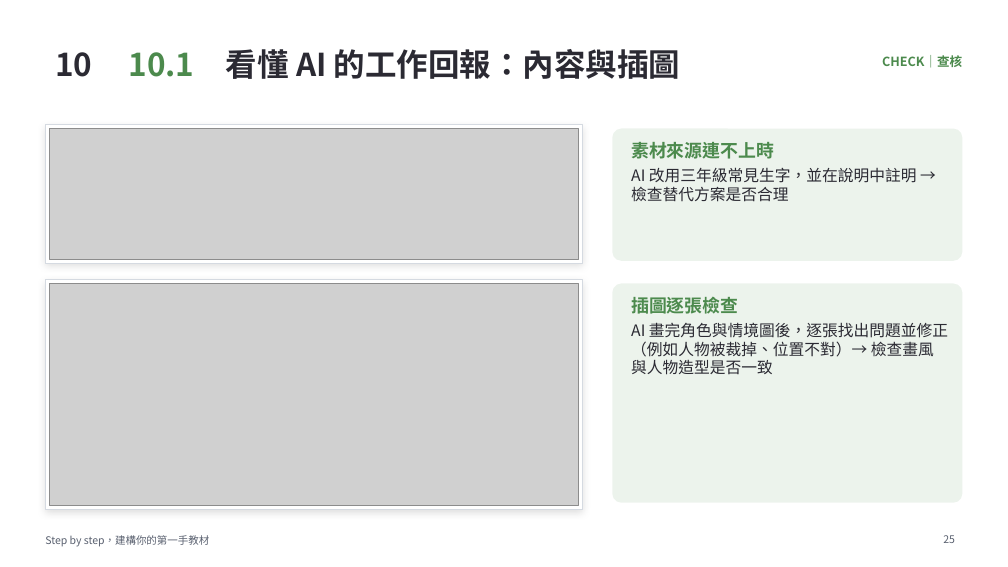
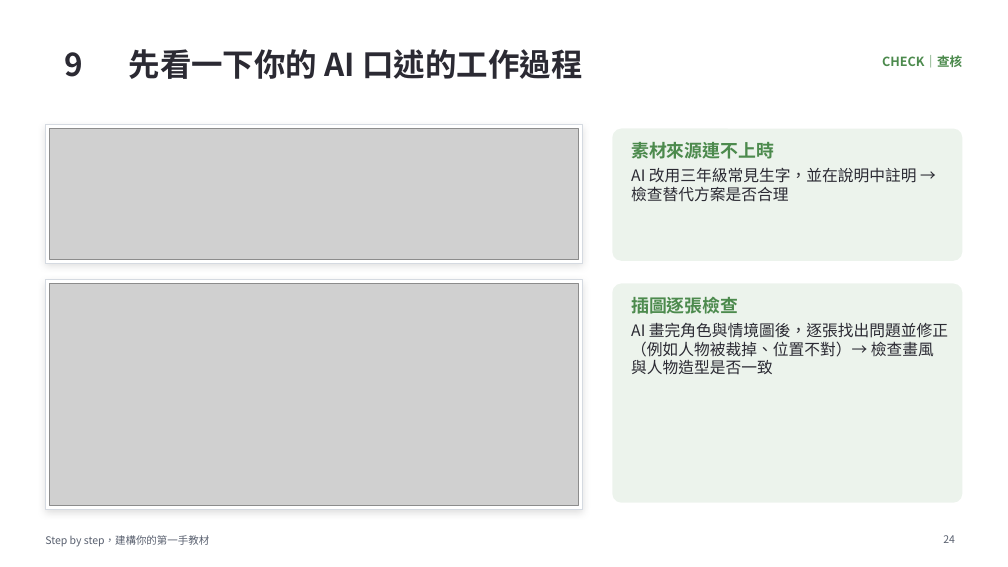
Before and after one commit to MattAtAIEra/NTTU2026-step-by-step, a slide deck: slide 24 of doc/Step-by-Step_建構你的第一手教材_PDCA.pptx (slide 25 before the commit). Drawn at 1008x567 pixels with LibreOffice and Linux fonts; fonts in the diff are those of the drawing; grey boxes stand for pictures; background and template pictures are left out. Boxes give left, top, right and bottom in pixels: in the first picture for what was removed or moved away, otherwise in the second. Text is boxed around its words. In the diff, an @@ line names an element or a change of style, - is before the commit and + after.

```diff
--- a/doc/Step-by-Step_建構你的第一手教材_PDCA.pptx
+++ b/doc/Step-by-Step_建構你的第一手教材_PDCA.pptx
@@ text at <box>64,52,83,77</box>: text changed @@
-10
+9
@@ title at <box>129,49,582,79</box>: text changed @@
-10.1 看懂 AI 的工作回報：內容與插圖
+先看一下你的 AI 口述的工作過程
@@ page number at <box>943,535,955,543</box>: text changed @@
-25
+24
```
Also in this commit, not shown: 7 other slides changed, 8 slides added, 2 slides removed.
